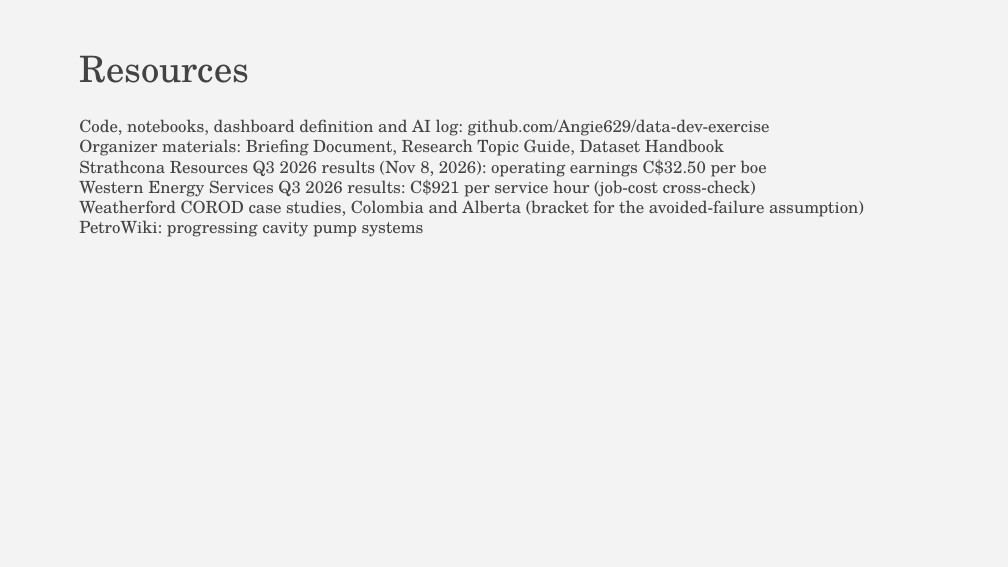
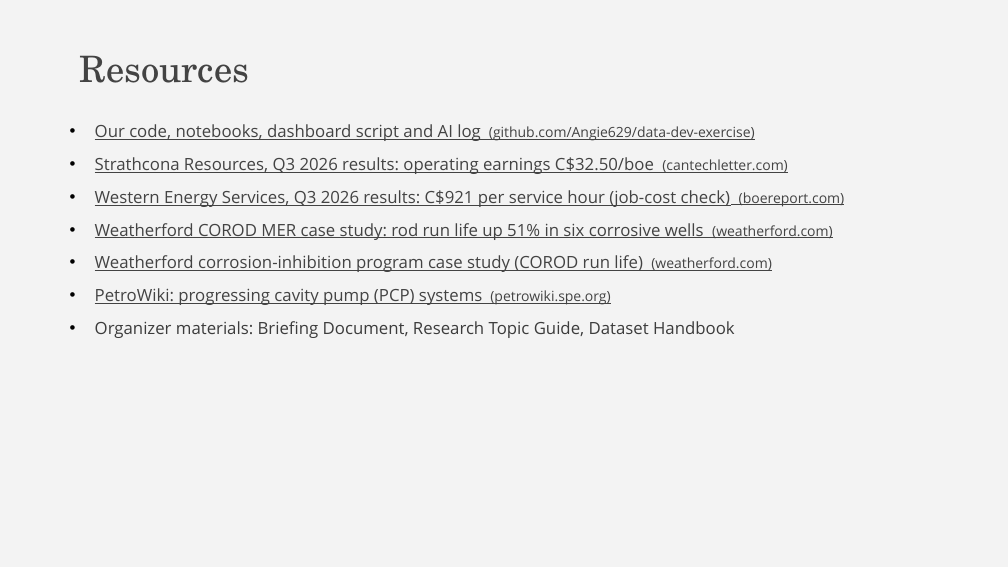
Before and after one commit to Angie629/dsmlc2026, a slide deck: slide 27 of docs/Bad Actors - DSMLC Datathon 2026.pptx (slide 26 before the commit). Drawn at 1008x567 pixels with LibreOffice and Linux fonts; fonts in the diff are those of the drawing. Boxes give left, top, right and bottom in pixels: in the first picture for what was removed or moved away, otherwise in the second. Text is boxed around its words. In the diff, an @@ line names an element or a change of style, - is before the commit and + after.

Commit message:
updated slides and script

```diff
--- a/docs/Bad Actors - DSMLC Datathon 2026.pptx
+++ b/docs/Bad Actors - DSMLC Datathon 2026.pptx
@@ text "Our code, notebooks, dashboard script ...": place and size @@
-text "Our code, notebooks, dashboard script ..." at (79,119,864,237)
+text "Our code, notebooks, dashboard script ..." at (95,124,845,338)
@@ text at (95,124,845,305): text changed; font TeX Gyre Schola to Open Sans @@
-Code, notebooks, dashboard definition and AI log: github.com/Angie629/data-dev-exercise
+• Our code, notebooks, dashboard script and AI log (github.com/Angie629/data-dev-exercise)
+• Strathcona Resources, Q3 2026 results: operating earnings C$32.50/boe (cantechletter.com)
+• Western Energy Services, Q3 2026 results: C$921 per service hour (job-cost check) (boereport.com)
+• Weatherford COROD MER case study: rod run life up 51% in six corrosive wells (weatherford.com)
+• Weatherford corrosion-inhibition program case study (COROD run life) (weatherford.com)
+• PetroWiki: progressing cavity pump (PCP) systems (petrowiki.spe.org)
@@ text at (79,160,864,237): paragraphs removed @@
-Strathcona Resources Q3 2026 results (Nov 8, 2026): operating earnings C$32.50 per boe
-Western Energy Services Q3 2026 results: C$921 per service hour (job-cost cross-check)
-Weatherford COROD case studies, Colombia and Alberta (bracket for the avoided-failure assumption)
-PetroWiki: progressing cavity pump systems
@@ text at (95,321,735,338): font TeX Gyre Schola to Open Sans, text colour #434343 to #3C3C3C in "Organizer materials: Briefing Document, Research Topic Guide ..."; bullet none to •; more space between paragraphs @@
```
Also in this commit, not shown: 1 slide added, 4 other files.
